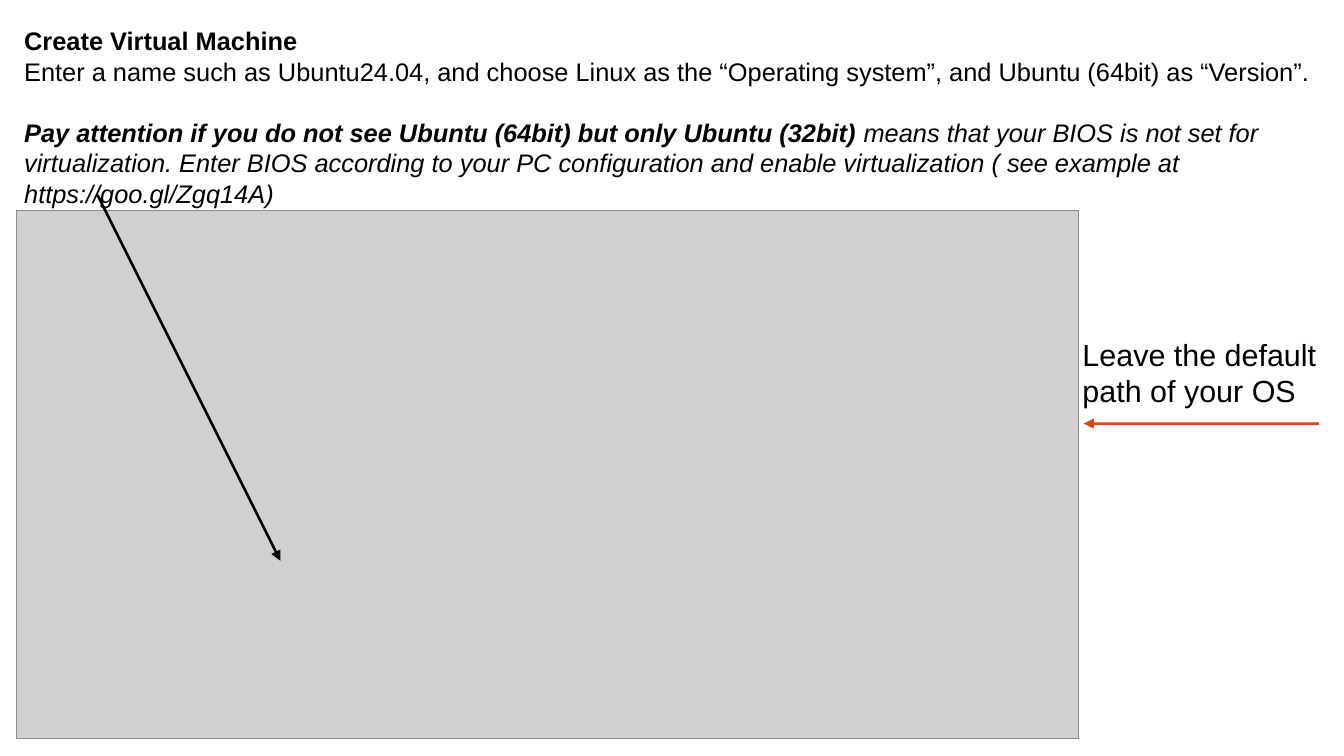
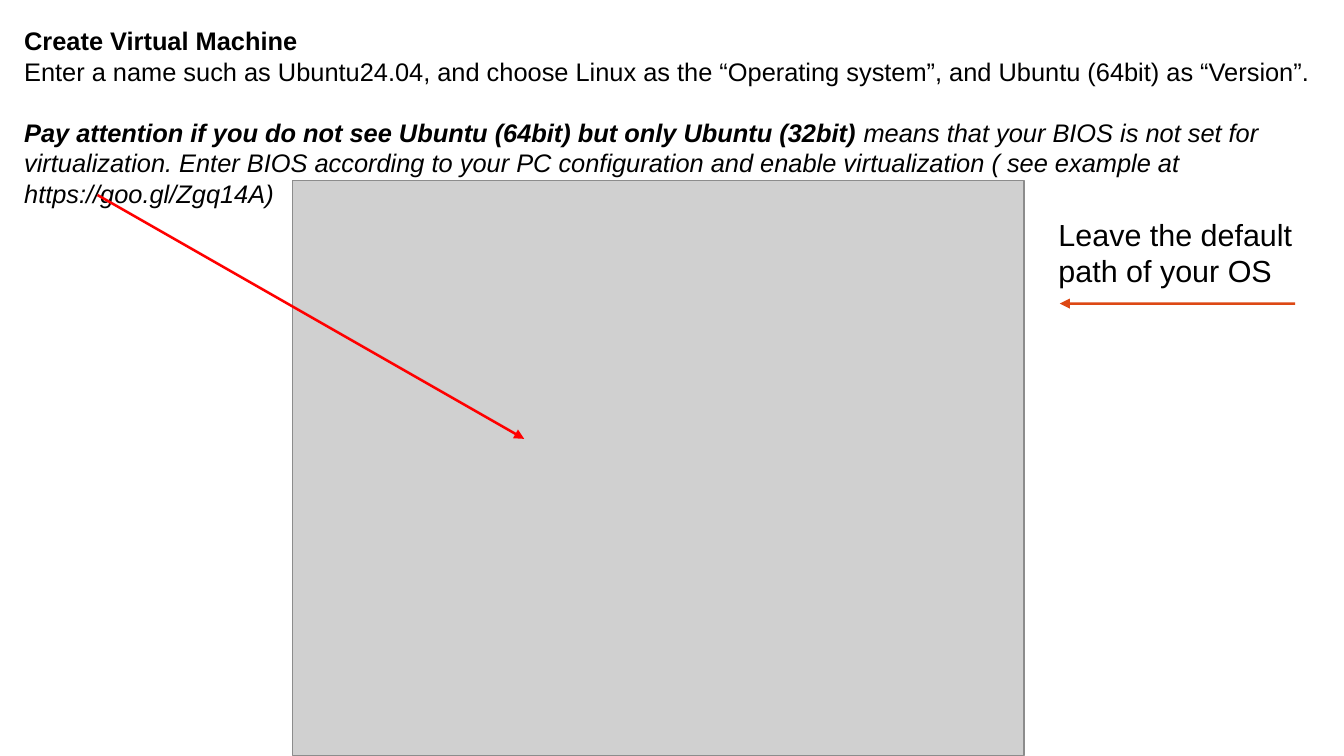
Before and after one commit to selvaje/SE_docs, a slide deck: slide 3 of source/VIRTUALMACHINE/Installation_vm_Ubuntu22.04.odp. Drawn at 1344x756 pixels with LibreOffice and Linux fonts; fonts in the diff are those of the drawing; grey boxes stand for pictures. Boxes give left, top, right and bottom in pixels: in the first picture for what was removed or moved away, otherwise in the second. Text is boxed around its words. In the diff, an @@ line names an element or a change of style, - is before the commit and + after.

```diff
--- a/source/VIRTUALMACHINE/Installation_vm_Ubuntu22.04.odp
+++ b/source/VIRTUALMACHINE/Installation_vm_Ubuntu22.04.odp
@@ arrow moved from (98, 195) - (281, 561) to (98, 195) - (524, 439) @@
@@ arrow (98, 195) - (524, 439): stroke #000000 1.5 pt to #FF0000 1.5 pt @@
@@ picture: place and size @@
-picture at [16,210,1079,738]
+picture at [293,181,1024,756]
@@ text "Leave the default": place and size @@
-text "Leave the default" at [1082,344,1316,408]
+text "Leave the default" at [1058,224,1292,288]
@@ arrow moved from (1320, 423) - (1084, 423) to (1295, 304) - (1060, 304) @@
```
Also in this commit, not shown: 9 other slides changed, 4 slides removed, 36 other files.
